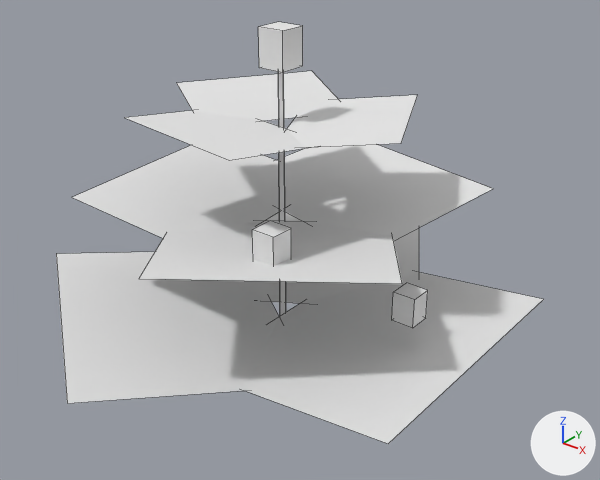
An edit to the OBJ model src/main/resources/assets/stonedew/models/block/plants/plant_2_0_0_lod.obj, drawn before and after from the same camera.
The view is the same before and after, from a camera (50 mm lens) standing at (1.665, -1.888, 1.191) and looking at (0.556, -0.502, 0.331). Lighting does not change. The marker at lower right points along +X, +Y and +Z. The picture after the commit comes second. Mesh edges are drawn as thin lines. Where no turn or scale is listed for an object, it has been applied to the vertices.

The first picture shows 'model'.
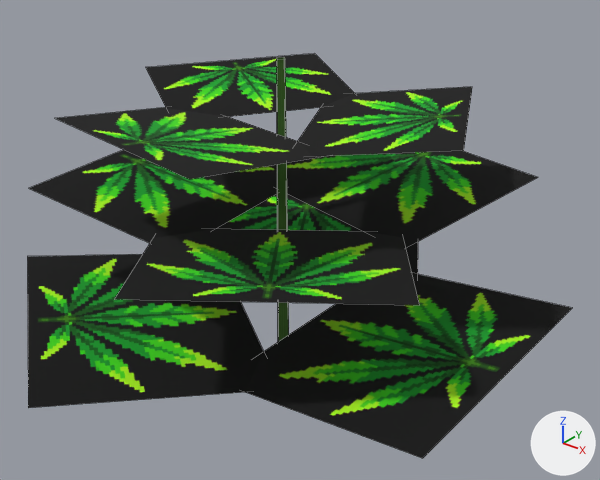
Pixel boxes (x1, y1, x2, y2) of what changed, in the pictures (600 x 480 px):
'model', surface changed, reshaped (12% wider)
    before: (56, 22, 543, 444)
    after: (27, 53, 572, 458)
part 1 of me_model, rebuilt
    before: (278, 72, 286, 316)
    after: (277, 57, 289, 342)
part 2 of me_model, rebuilt (45% wider, 46% taller)
    before: (125, 111, 310, 160)
    after: (55, 107, 323, 179)
part 3 of me_model, rebuilt (30% wider, 27% taller)
    before: (177, 71, 338, 121)
    after: (145, 53, 354, 117)
part 4 of me_model, rebuilt (10% wider, 7% taller)
    before: (245, 272, 543, 444)
    after: (245, 274, 572, 458)
part 5 of me_model, rebuilt (33% wider, 32% taller)
    before: (287, 95, 418, 147)
    after: (298, 87, 472, 156)
part 6 of me_model, rebuilt (6% wider)
    before: (56, 252, 279, 403)
    after: (27, 254, 264, 408)
part 7 of me_model, rebuilt
    before: (230, 212, 419, 304)
    after: (217, 194, 418, 276)
part 8 of me_model, rebuilt (16% wider, 18% taller)
    before: (139, 220, 402, 284)
    after: (115, 229, 420, 305)
part 9 of me_model, rebuilt (20% wider)
    before: (72, 145, 279, 238)
    after: (29, 150, 277, 243)
part 10 of me_model, rebuilt (16% wider)
    before: (277, 144, 493, 240)
    after: (287, 151, 538, 248)
part 11 of me_model, deleted
    before: (258, 22, 303, 72)
part 12 of me_model, deleted
    before: (252, 221, 291, 266)
part 13 of me_model, deleted
    before: (392, 283, 428, 328)

What the commit changed:
Picture 'leaf_fan' (img_leaf_fan) is new.
Picture 'plant_stem' (img_plant_stem) is new.
In material 'stem' (mat_stem), base_color is no longer (0.8, 0.8, 0.8), white #e7e7e7.
In material 'stem' (mat_stem), texture is now set to img_plant_stem.
In material 'leaf_lod' (mat_leaf_lod), base_color is no longer (0.8, 0.8, 0.8), white #e7e7e7.
In material 'leaf_lod' (mat_leaf_lod), texture is now set to img_leaf_fan.
me_model is used by ob_model.
me_model had 68 vertices, 31 faces and spanned x -0.083..1.035, y -1.134..0.129, z 0.0..0.826.
me_model now has 44 vertices, 13 faces and spans x -0.123..1.107, y -1.192..0.187, z 0.0..0.756.
me_model part 1: the loose piece of 8 vertices spanning x 0.489..0.514, y -0.514..-0.489, z 0.0..0.756 is rebuilt with 8 vertices and now spans x 0.481..0.519, y -0.519..-0.481, z 0.0..0.756.
me_model part 2: the loose piece of 4 vertices spanning x 0.284..0.681, y -0.822..-0.501, z 0.611..0.644 is rebuilt with 4 vertices and now spans x 0.208..0.731, y -0.961..-0.539, z 0.615..0.658.
me_model part 3: the loose piece of 4 vertices spanning x 0.166..0.581, y -0.644..-0.201, z 0.611..0.643 is rebuilt with 4 vertices and now spans x 0.03..0.572, y -0.666..-0.088, z 0.615..0.657.
me_model part 4: the loose piece of 4 vertices spanning x 0.523..1.035, y -0.841..-0.161, z 0.127..0.189 is rebuilt with 4 vertices and now spans x 0.598..1.107, y -0.839..-0.163, z 0.131..0.192.
me_model part 5: the loose piece of 4 vertices spanning x 0.447..0.841, y -0.654..-0.22, z 0.611..0.643 is rebuilt with 4 vertices and now spans x 0.463..0.975, y -0.682..-0.118, z 0.615..0.657.
me_model part 6: the loose piece of 4 vertices spanning x -0.083..0.768, y -1.134..-0.325, z 0.127..0.189 is rebuilt with 4 vertices and now spans x -0.123..0.723, y -1.192..-0.388, z 0.131..0.192.
me_model part 7: the loose piece of 4 vertices spanning x -0.065..0.778, y -0.66..0.129, z 0.127..0.189 is rebuilt with 4 vertices and now spans x -0.1..0.736, y -0.594..0.187, z 0.131..0.192.
me_model part 8: the loose piece of 4 vertices spanning x 0.312..0.947, y -0.978..-0.37, z 0.377..0.423 is rebuilt with 4 vertices and now spans x 0.327..1.022, y -1.068..-0.403, z 0.381..0.431.
me_model part 9: the loose piece of 4 vertices spanning x 0.058..0.509, y -0.81..-0.242, z 0.377..0.425 is rebuilt with 4 vertices and now spans x -0.056..0.449, y -0.853..-0.217, z 0.381..0.434.
me_model part 10: the loose piece of 4 vertices spanning x 0.242..0.866, y -0.543..-0.021, z 0.377..0.426 is rebuilt with 4 vertices and now spans x 0.221..0.929, y -0.485..0.108, z 0.381..0.437.
me_model part 11: the loose piece of 8 vertices spanning x 0.472..0.54, y -0.54..-0.472, z 0.738..0.826 is deleted.
me_model part 12: the loose piece of 8 vertices spanning x 0.639..0.695, y -0.76..-0.704, z 0.404..0.476 is deleted.
me_model part 13: the loose piece of 8 vertices spanning x 0.837..0.891, y -0.529..-0.474, z 0.23..0.301 is deleted.
me_model no longer uses material mat_bud (white #e7e7e7).
